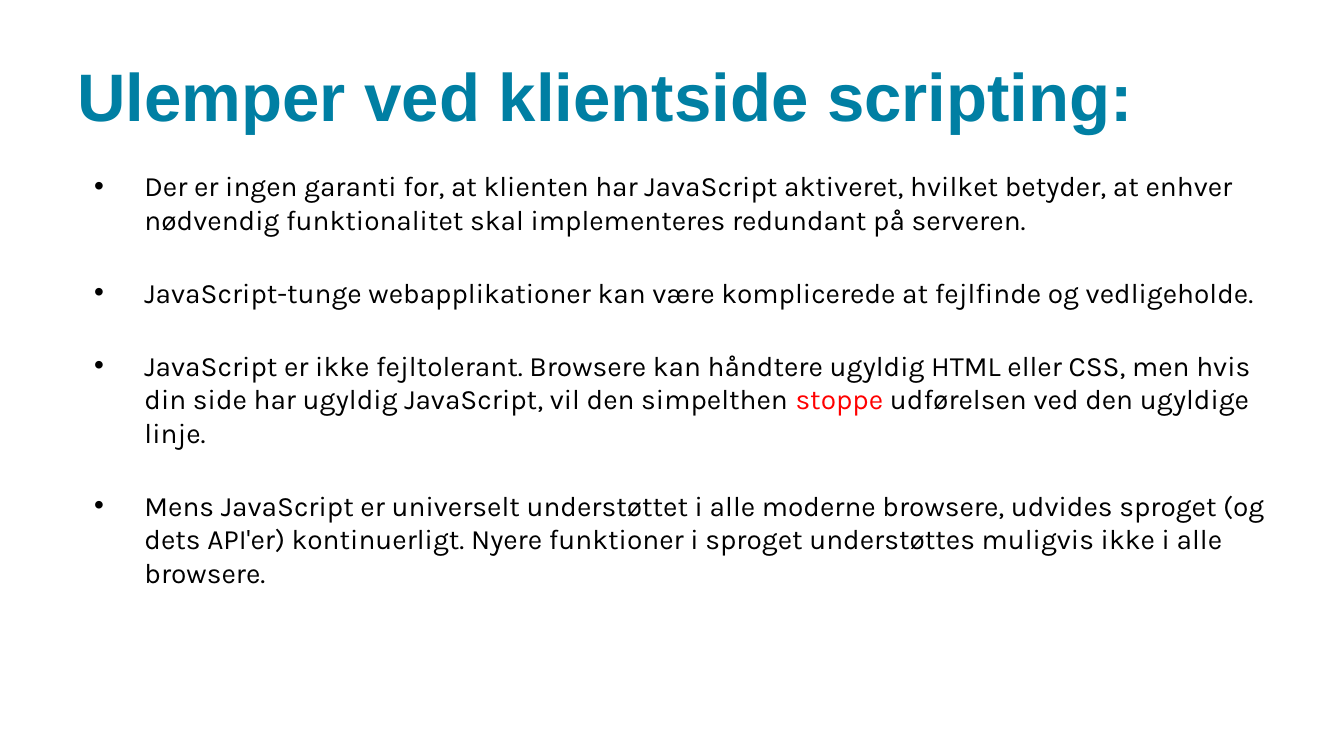
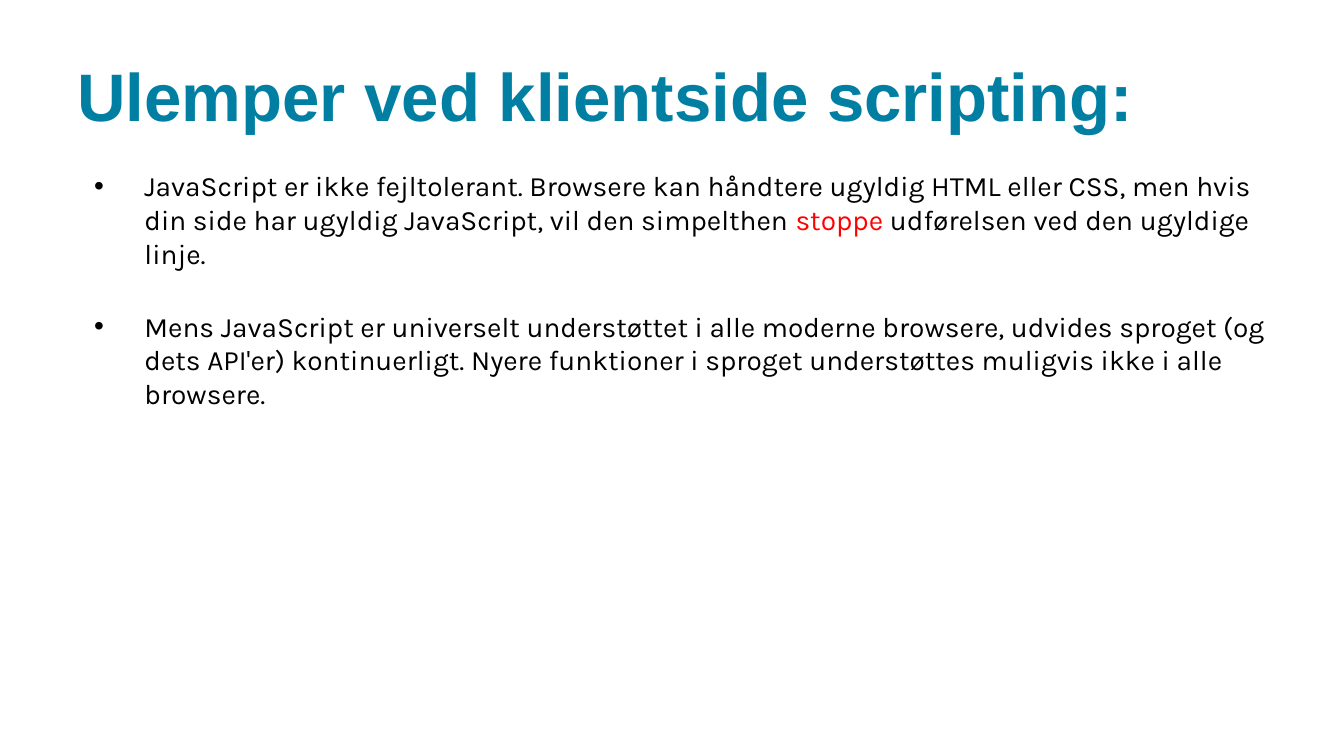
Before and after one commit to xbibogo/MMD24, a slide deck: slide 12 of semester2 PPT/Uge8_JSDay1.pptx (slide 8 before the commit). Drawn at 1344x756 pixels with LibreOffice and Linux fonts; fonts in the diff are those of the drawing. Boxes give left, top, right and bottom in pixels: in the first picture for what was removed or moved away, otherwise in the second. Text is boxed around its words. In the diff, an @@ line names an element or a change of style, - is before the commit and + after.

Commit message:
web 3.0

```diff
--- a/semester2 PPT/Uge8_JSDay1.pptx
+++ b/semester2 PPT/Uge8_JSDay1.pptx
@@ text at [144,176,1254,310]: paragraphs removed @@
-• Der er ingen garanti for, at klienten har JavaScript aktiveret, hvilket betyder, at enhver nødvendig funktionalitet skal implementeres redundant på serveren.
-• JavaScript-tunge webapplikationer kan være komplicerede at fejlfinde og vedligeholde.
```
Also in this commit, not shown: 5 other slides changed, 6 slides added.
